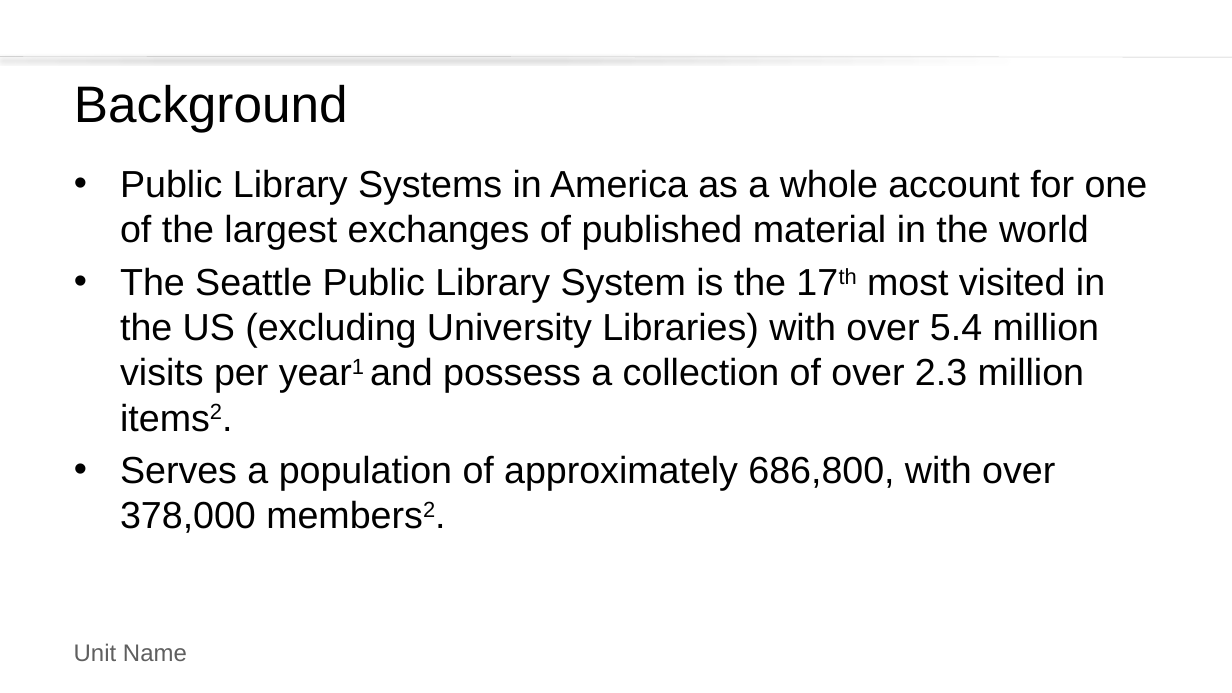
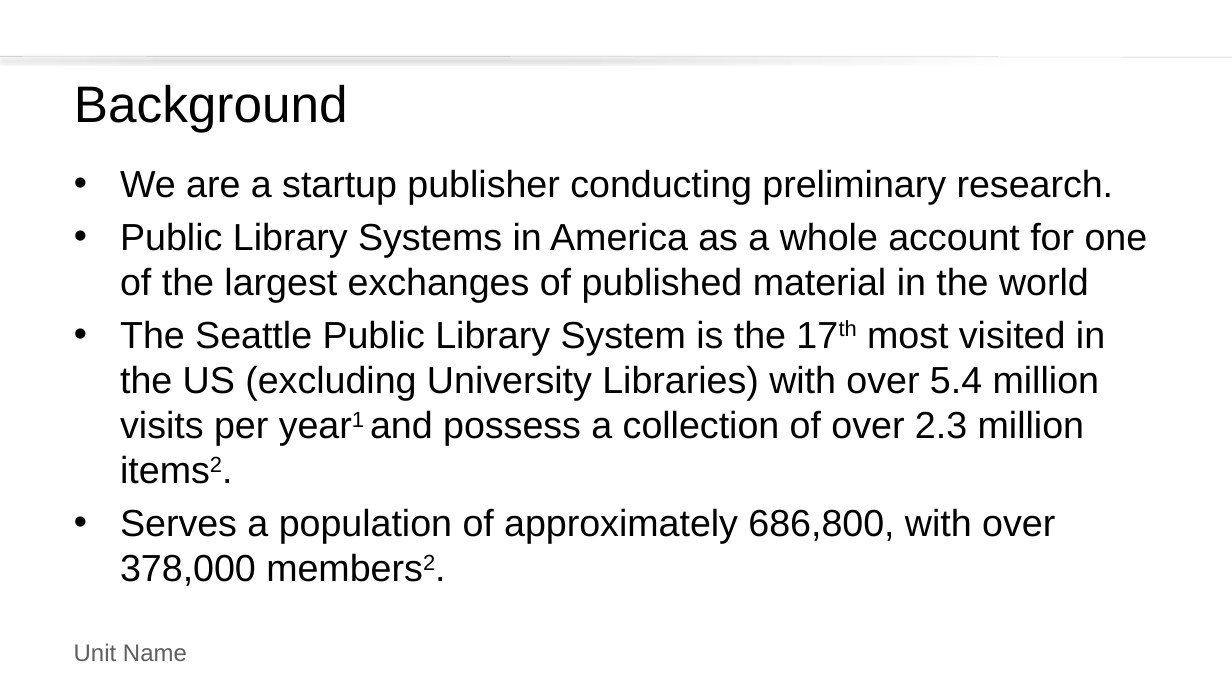
Before and after one commit to k1bu/Rutgers-Data-Science-Bootcamp-Project-1, a slide deck: slide 2 of Project 1 Presentation Slides_HP.pptx. Drawn at 1232x693 pixels with LibreOffice and Linux fonts; fonts in the diff are those of the drawing; background and template pictures are left out. Boxes give left, top, right and bottom in pixels: in the first picture for what was removed or moved away, otherwise in the second. Text is boxed around its words. In the diff, an @@ line names an element or a change of style, - is before the commit and + after.

Commit message:
updated presentation HP

```diff
--- a/Project 1 Presentation Slides_HP.pptx
+++ b/Project 1 Presentation Slides_HP.pptx
@@ text at [120, 169, 1114, 205]: paragraph added @@
+• We are a startup publisher conducting preliminary research.
```
Also in this commit, not shown: 2 other slides changed, 4 slides added, 1 slide removed, 2 other files.
